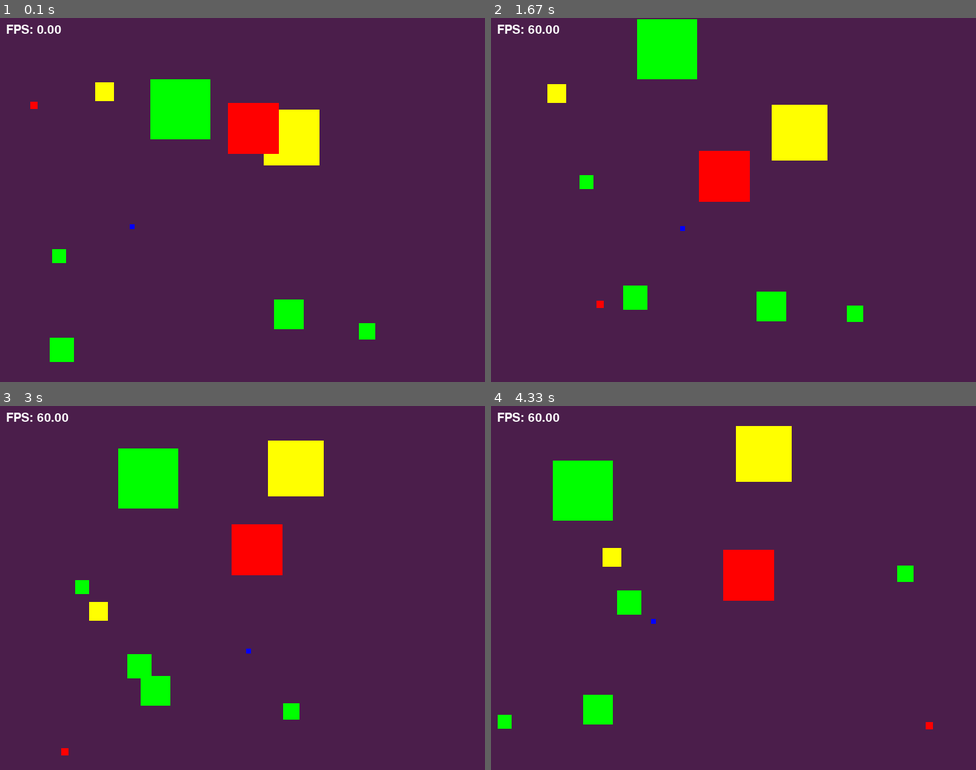
Above: before the commit, frames 1-4 (two rows, left to right).
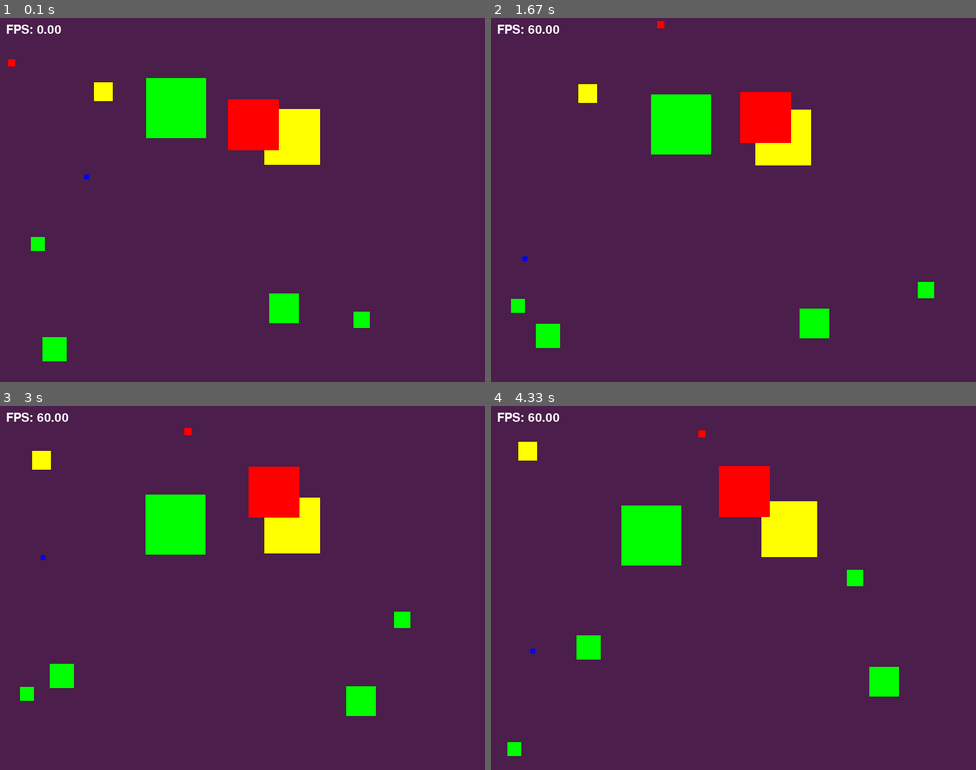
Above: after the commit, the same moments.

Repository: Ashh7121/lab8-pygame
Game: pygame game, started from fleeingfeature.py
Same seed, same stepped clock (60 frames per second), same inputs: the game is played once before the commit and once after it.
Inputs:
- Up to frame 1 (0.1 s): no input
- Up to frame 2 (1.67 s): no input
- Up to frame 3 (3 s): no input
- Up to frame 4 (4.33 s): no input

The runs differ from the first frame. In frame 1, 1.8% of the frame differs, in the area x 1-78%, y 11-95%; in frame 2, 11%; in frame 3, 11%; in frame 4, 13%, in the area x 1-92%, y 5-97%.

Commit message:
Updated notes and slight change in main

Diff:
--- a/fleeingfeature.py
+++ b/fleeingfeature.py
@@ -4,20 +4,14 @@
 
 pygame.init()
 
-# Screen stuff
 WIDTH, HEIGHT = 800, 600
 screen = pygame.display.set_mode((WIDTH, HEIGHT))
 pygame.display.set_caption("Moving Squares")
 
-
 NUM_SQUARES = 10
-
 
 COLORS = [(255, 0, 0), (0, 255, 0), (0, 0, 255), (255, 255, 0)]
 
-SIZES = []
-
-# TODO: Add a constant for the flee threshold buffer
 FLEE_BUFFER = 20
 
 squares = []
@@ -25,20 +19,24 @@
     size = random.randint(1, 100)
     color = random.choice(COLORS)
 
-    x = random.randint(0, WIDTH - size)
-    y = random.randint(0, HEIGHT - size)
+    x = random.uniform(0, WIDTH - size)
+    y = random.uniform(0, HEIGHT - size)
 
-    dx = int((20/size) * 5)
-    dy = int((20/size) * 5)
+    speed = (20 / size) * 120  # ✅ pixels per second
+    angle = random.uniform(0, 2 * math.pi)
+
+    dx = math.cos(angle) * speed
+    dy = math.sin(angle) * speed
 
     squares.append([x, y, dx, dy, size, color])
-
 
 running = True
 clock = pygame.time.Clock()
 font = pygame.font.SysFont(None, 30)
 
 while running:
+    dt = clock.tick(60) / 1000  # ✅ delta time
+
     screen.fill((75, 30, 75))
 
     for event in pygame.event.get():
@@ -48,30 +46,48 @@
     for square in squares:
         x, y, dx, dy, size, color = square
 
-        # jitteringg
-        if random.random() < 0.4:  # happens sometimes, not every frame
-            angle = random.uniform(-0.5, 0.5) # angle change
+        speed = math.hypot(dx, dy)  # ✅ preserve speed
+
+        # smoother jitter
+        if random.random() < 0.4 * dt * 60:
+            angle = random.uniform(-0.3, 0.3)  # smaller rotation
             cos_a = math.cos(angle)
             sin_a = math.sin(angle)
 
-            new_dx = dx * cos_a - dy * sin_a
-            new_dy = dx * sin_a + dy * cos_a
+            dx, dy = (
+                dx * cos_a - dy * sin_a,
+                dx * sin_a + dy * cos_a
+            )
 
-            dx, dy = new_dx, new_dy
+            # ✅ normalize back to original speed (prevents drift)
+            length = math.hypot(dx, dy)
+            if length != 0:
+                dx = (dx / length) * speed
+                dy = (dy / length) * speed
 
-        x += dx
-        y += dy
+        # ✅ time-based movement
+        x += dx * dt
+        y += dy * dt
 
-        # Bouncy bouncy
-        if x <= 0 or x >= WIDTH - size:
+        # smoother wall bounce (clamp position)
+        if x <= 0:
+            x = 0
             dx *= -1
-        if y <= 0 or y >= HEIGHT - size:
+        elif x >= WIDTH - size:
+            x = WIDTH - size
+            dx *= -1
+
+        if y <= 0:
+            y = 0
+            dy *= -1
+        elif y >= HEIGHT - size:
+            y = HEIGHT - size
             dy *= -1
 
         square[0], square[1], square[2], square[3] = x, y, dx, dy
-        pygame.draw.rect(screen, color, (x, y, size, size))
+        pygame.draw.rect(screen, color, (int(x), int(y), size, size))  # ✅ clean rendering
 
-    # TODO: NESTED LOOP SECTION
+    # interactions
     for i in range(len(squares)):
         for j in range(i + 1, len(squares)):
             s1 = squares[i]
@@ -80,14 +96,11 @@
             x1, y1, dx1, dy1, size1, _ = s1
             x2, y2, dx2, dy2, size2, _ = s2
 
-            # centers
             cx1, cy1 = x1 + size1 / 2, y1 + size1 / 2
             cx2, cy2 = x2 + size2 / 2, y2 + size2 / 2
 
-            # distance
-            dist = math.sqrt((cx2 - cx1)**2 + (cy2 - cy1)**2)
+            dist = math.hypot(cx2 - cx1, cy2 - cy1)
 
-            # flee threshold
             threshold = size1 + size2 + FLEE_BUFFER
 
             if dist < threshold:
@@ -103,6 +116,5 @@
     screen.blit(fps_text, (10, 10))
 
     pygame.display.flip()
-    clock.tick(60)
 
 pygame.quit()
Not shown, changed: MyNotes.md
